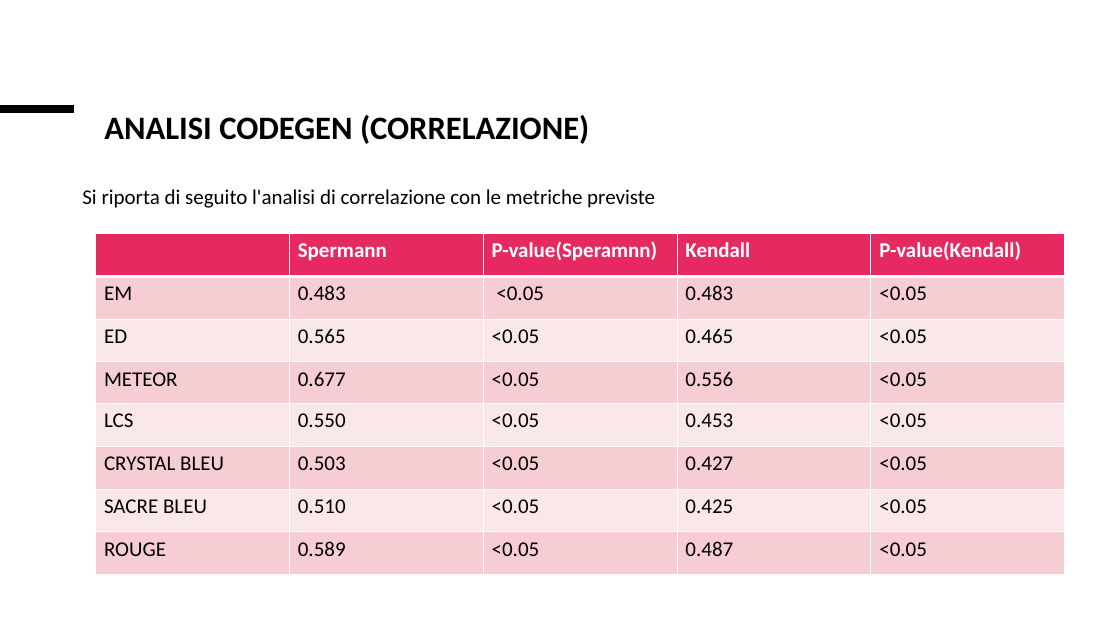
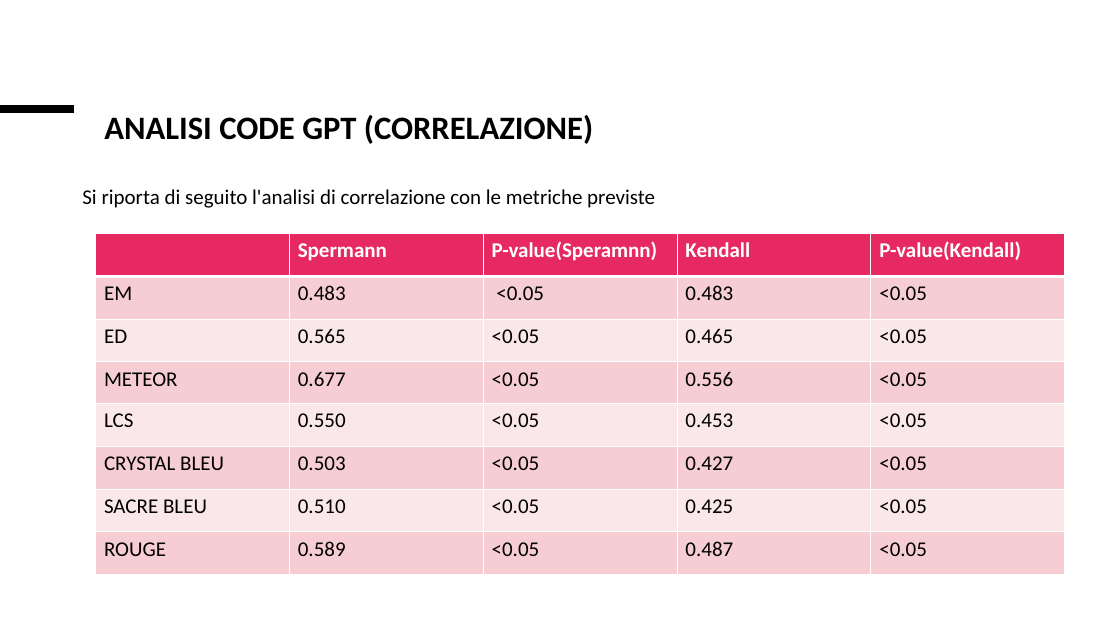
Before and after one commit to Simpronic/Tesi_Generatore_VHDL, a slide deck: slide 14 of altro/Presentazione_risultati.pptx (slide 11 before the commit). Drawn at 1120x630 pixels with LibreOffice and Linux fonts; fonts in the diff are those of the drawing. Boxes give left, top, right and bottom in pixels: in the first picture for what was removed or moved away, otherwise in the second. Text is boxed around its words. In the diff, an @@ line names an element or a change of style, - is before the commit and + after.

```diff
--- a/altro/Presentazione_risultati.pptx
+++ b/altro/Presentazione_risultati.pptx
@@ title at [104, 115, 593, 144]: text changed @@
-ANALISI CODEGEN (CORRELAZIONE)
+ANALISI CODE GPT (CORRELAZIONE)
```
Also in this commit, not shown: 4 other slides changed, 4 slides added.
